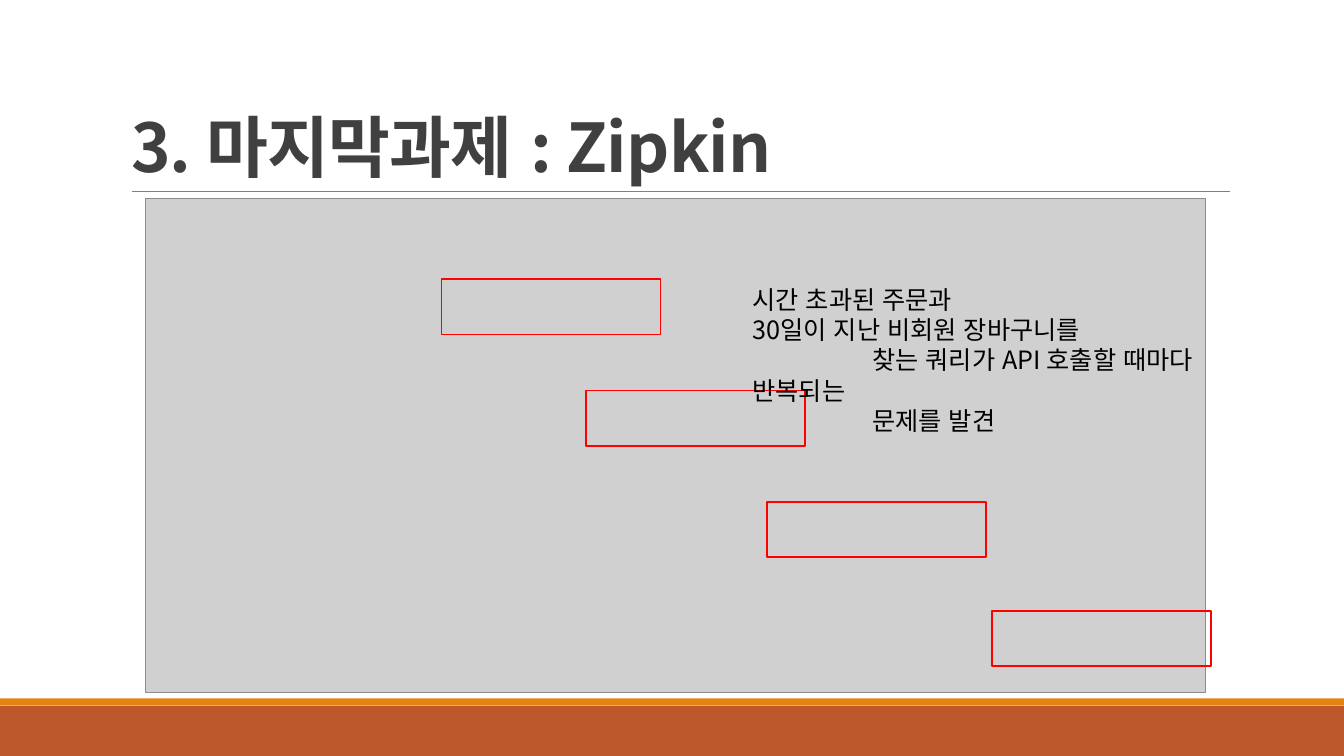
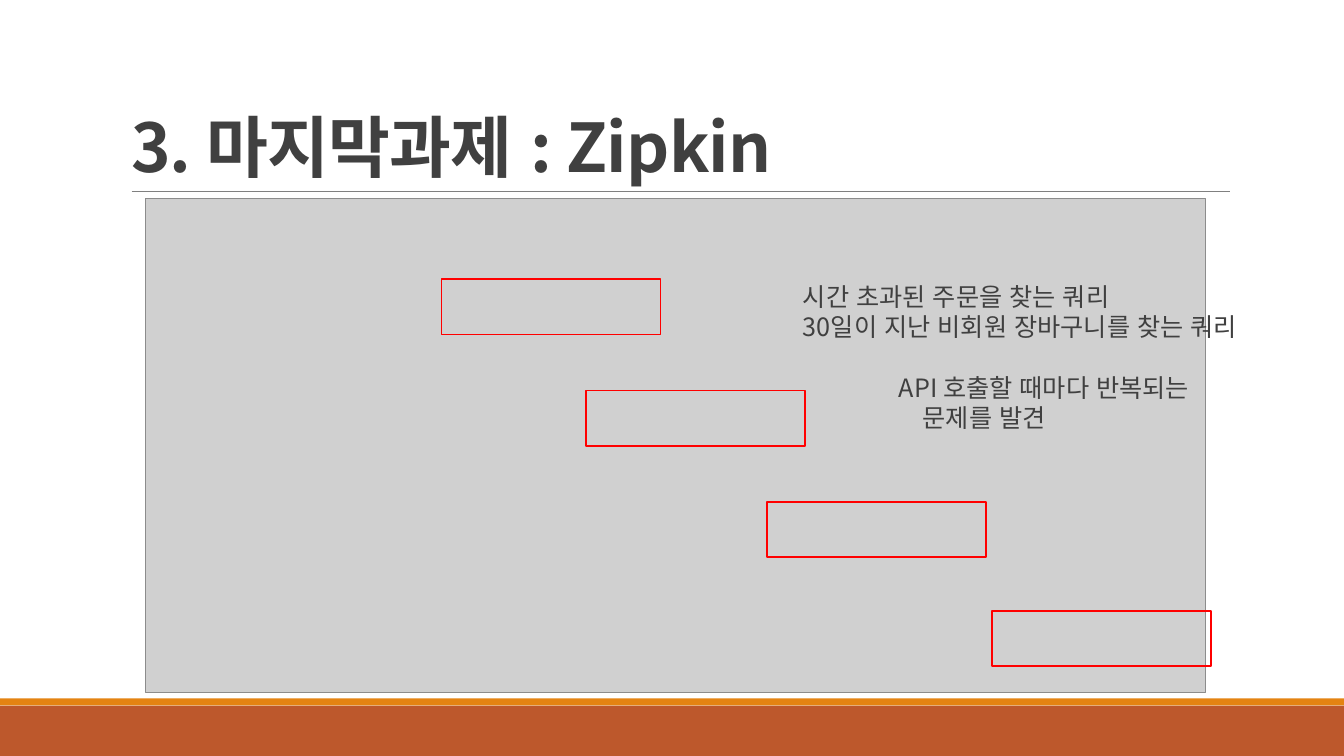
Before and after one commit to src8655/mhshop, a slide deck: slide 23 of 윤민호 발표.pptx. Drawn at 1344x756 pixels with LibreOffice and Linux fonts; fonts in the diff are those of the drawing; grey boxes stand for pictures. Boxes give left, top, right and bottom in pixels: in the first picture for what was removed or moved away, otherwise in the second. Text is boxed around its words. In the diff, an @@ line names an element or a change of style, - is before the commit and + after.

```diff
--- a/윤민호 발표.pptx
+++ b/윤민호 발표.pptx
@@ text "시간 초과된 주문을 찾는 쿼리": place and size @@
-text "시간 초과된 주문을 찾는 쿼리" at [752,288,1193,432]
+text "시간 초과된 주문을 찾는 쿼리" at [803,285,1237,429]
@@ text at [803,285,1237,399]: text changed; text colour #000000 to #404040 @@
-시간 초과된 주문과
-30일이 지난 비회원 장바구니를
-찾는 쿼리가 API 호출할 때마다 반복되는
+시간 초과된 주문을 찾는 쿼리
+30일이 지난 비회원 장바구니를 찾는 쿼리
+API 호출할 때마다 반복되는
@@ text at [923,406,1045,429]: text colour #000000 to #404040 in "문제를 발견" @@
```
Also in this commit, not shown: 3 other slides changed.
